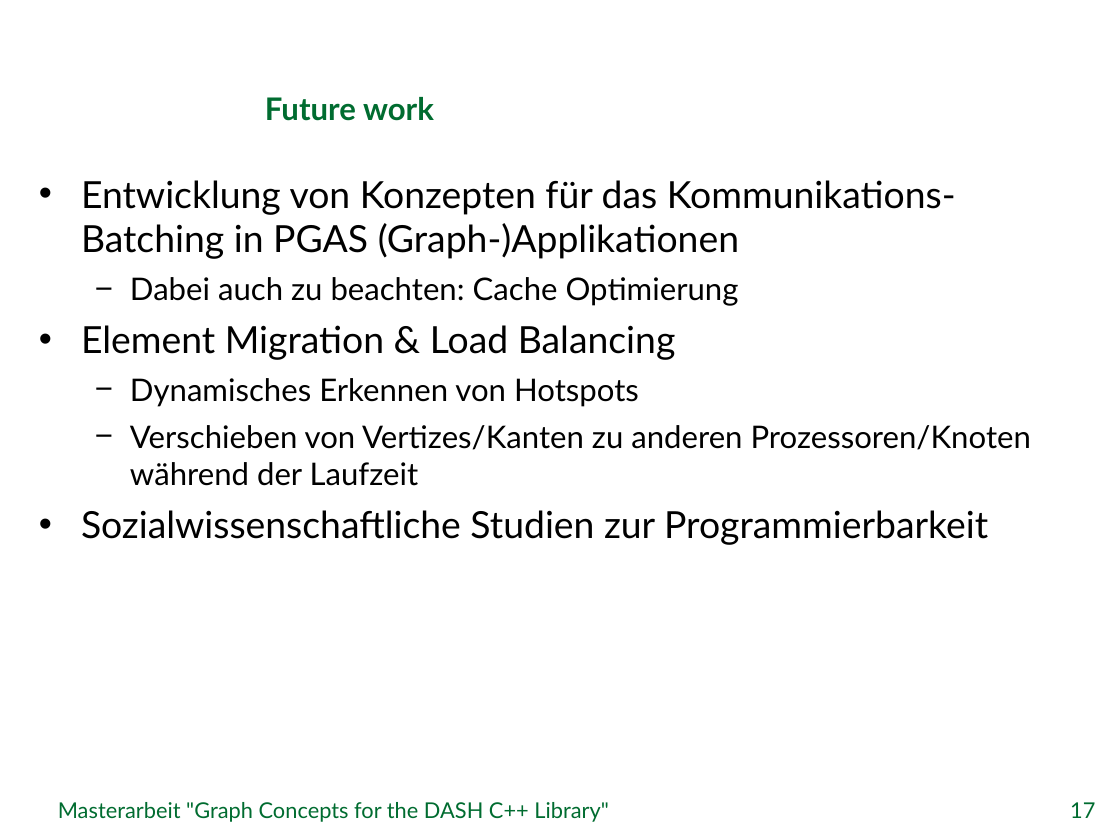
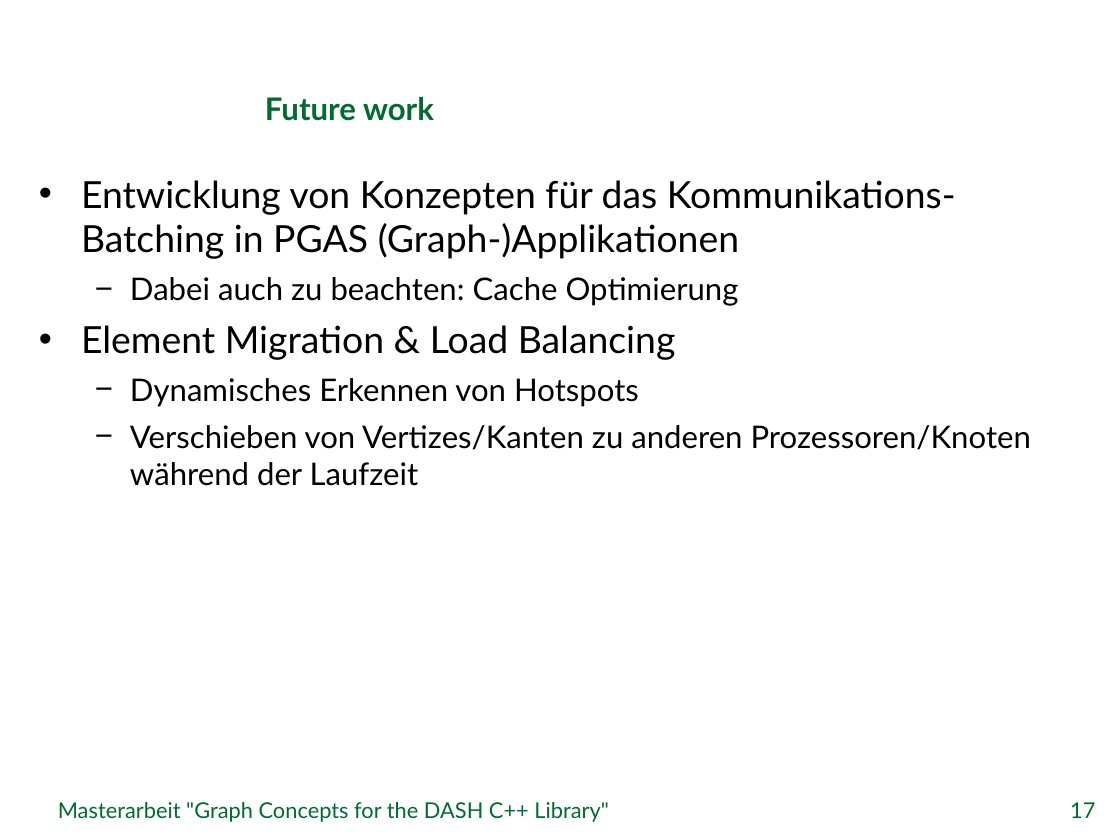
Before and after one commit to stiefn/dyn-data-structures-thesis, a slide deck: slide 17 of Folien/Abschlusssvortrag_Stefan_Effenberger.pptx. Drawn at 1120x840 pixels with LibreOffice and Linux fonts; fonts in the diff are those of the drawing; background and template pictures are left out. Boxes give left, top, right and bottom in pixels: in the first picture for what was removed or moved away, otherwise in the second. Text is boxed around its words. In the diff, an @@ line names an element or a change of style, - is before the commit and + after.

```diff
--- a/Folien/Abschlusssvortrag_Stefan_Effenberger.pptx
+++ b/Folien/Abschlusssvortrag_Stefan_Effenberger.pptx
@@ text at (x1=81, y1=510, x2=988, y2=545): paragraph removed @@
-• Sozialwissenschaftliche Studien zur Programmierbarkeit
```
Also in this commit, not shown: 8 other slides changed, 2 slides added, 2 slides removed, 1 other file.
